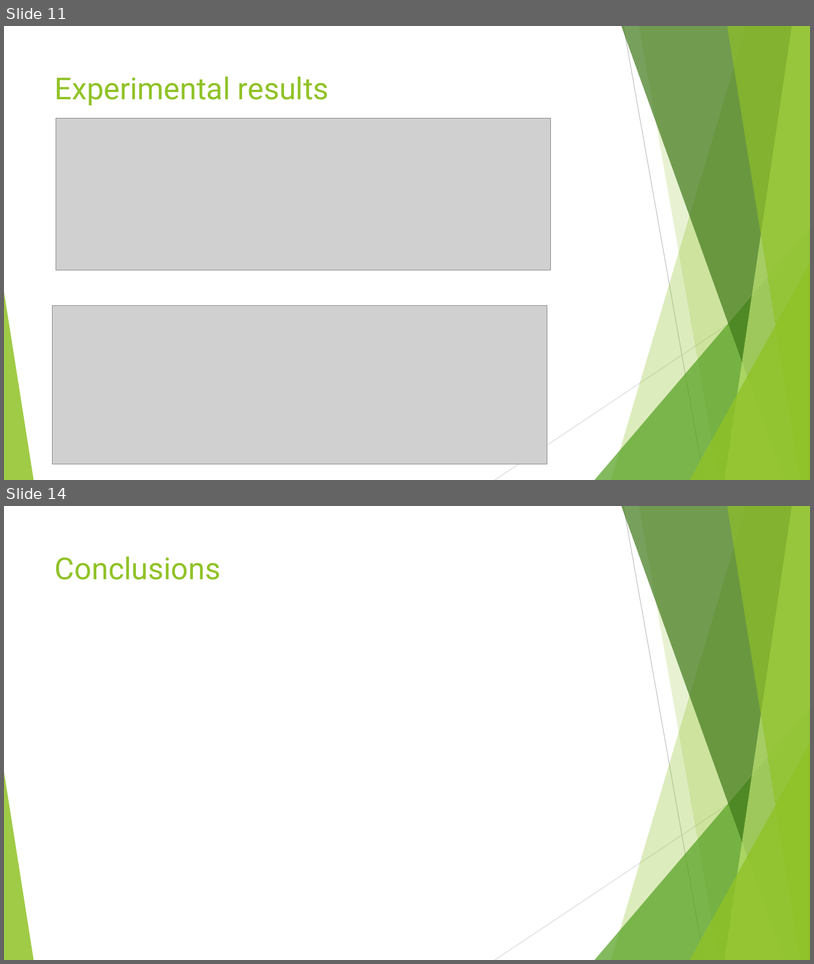
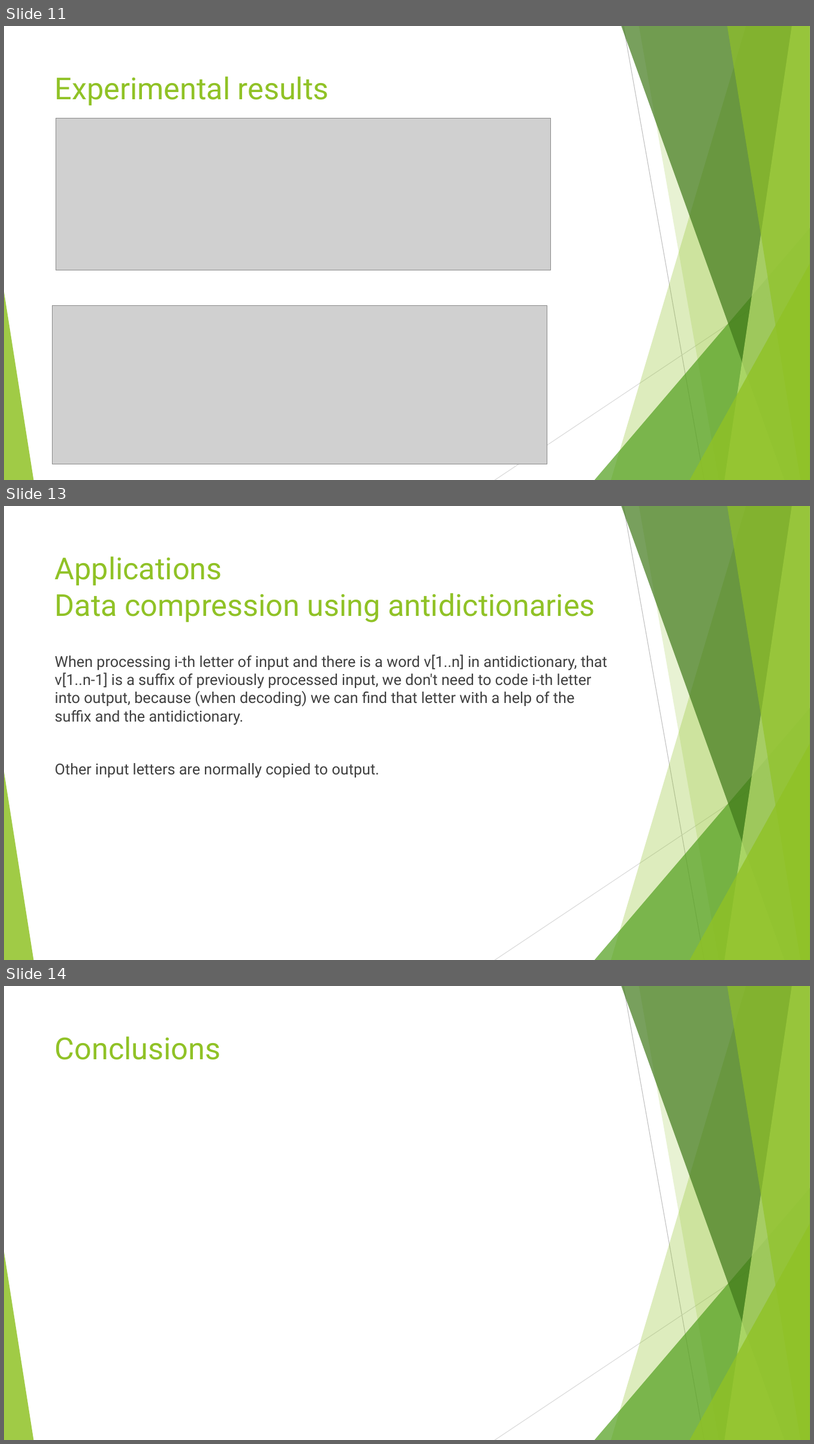
Before and after one commit to ciortanmadalina/BioinfoSem2, a slide deck: algo/Optimal computation of avoided words.pptx. Shown one above the other, each under a label of ours: slides 11 and 14 before the commit, slides 11, 13 and 14 after it; the slides between them are not shown. The pictures are 814x964 and 814x1444 pixels, drawn with LibreOffice and Linux fonts; fonts in the diff are those of the drawing; grey boxes stand for pictures. Boxes give left, top, right and bottom in pixels: in the first picture for what was removed or moved away, otherwise in the second. Text is boxed around its words. In the diff, an @@ line names an element or a change of style, - is before the commit and + after.

```diff
--- a/algo/Optimal computation of avoided words.pptx
+++ b/algo/Optimal computation of avoided words.pptx
@@ slide 13 added at [4, 506, 810, 960], background #FFFFFF; not listed: 10 template elements that a slide beside it also shows @@
@@ title added at [55, 556, 596, 622], 36 pt, text #90C226 @@
+Applications
+Data compression using antidictionaries
@@ text added at [55, 654, 608, 778], 18 pt, text #404040 @@
+When processing i-th letter of input and there is a word v[1..n] in antidictionary, that v[1..n-1] is a suffix of previously processed input, we don't need to code i-th letter into output, because (when decoding) we can find that letter with a help of the suffix and the antidictionary.
+Other input letters are normally copied to output.
```
Also in this commit, not shown: 9 slides changed, 1 other slide added, 2 slides removed.
